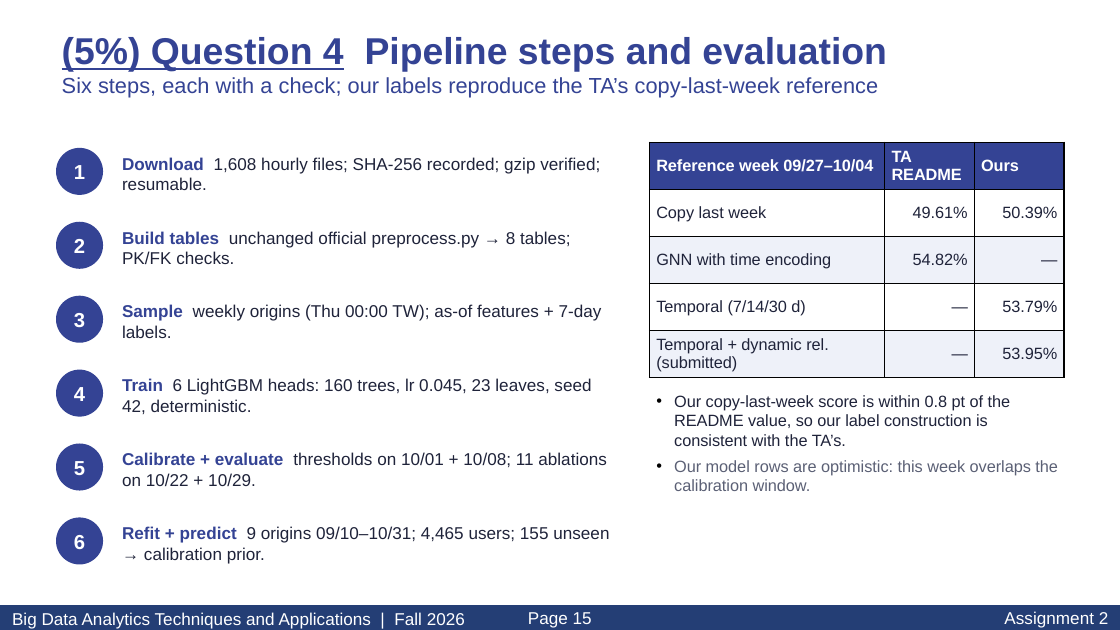
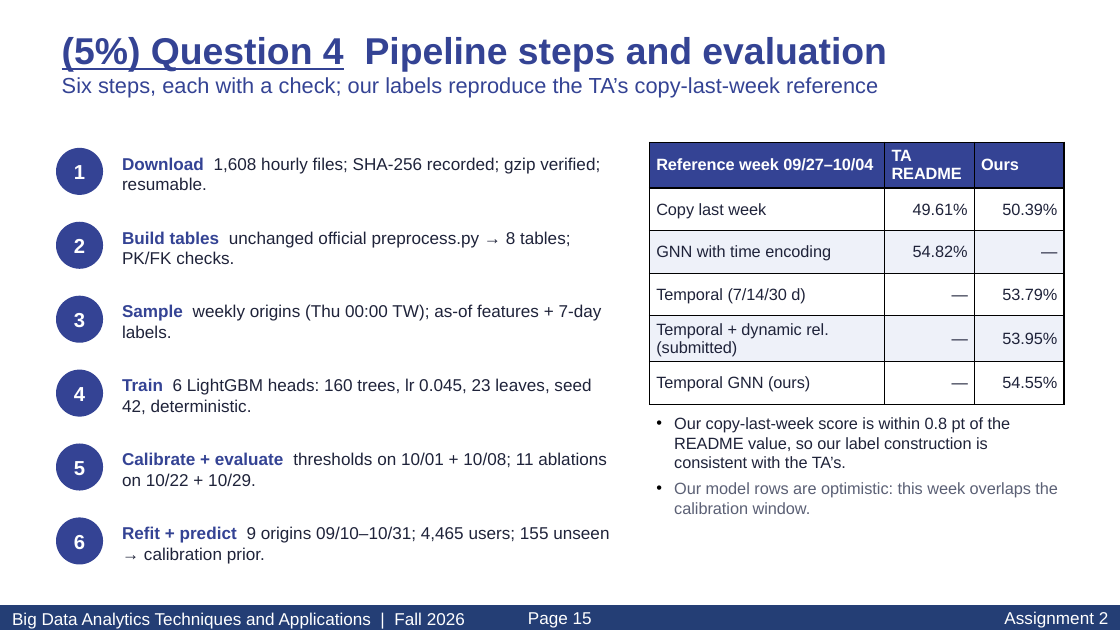
Before and after one commit to ellatso/NYCU-BigData-Assignment2, a slide deck: slide 15 of report_materials/Asg2_113700058.pptx. Drawn at 1120x630 pixels with LibreOffice and Linux fonts; fonts in the diff are those of the drawing. Boxes give left, top, right and bottom in pixels: in the first picture for what was removed or moved away, otherwise in the second. Text is boxed around its words. In the diff, an @@ line names an element or a change of style, - is before the commit and + after.

```diff
--- a/report_materials/Asg2_113700058.pptx
+++ b/report_materials/Asg2_113700058.pptx
@@ table at bbox=[650, 142, 1064, 398] @@
+row 6: Temporal GNN (ours) | — | 54.55%
@@ text "Our copy-last-week score is within ...": place and size @@
-text "Our copy-last-week score is within ..." at bbox=[674, 395, 1058, 491]
+text "Our copy-last-week score is within ..." at bbox=[674, 417, 1058, 514]
```
Also in this commit, not shown: 3 other slides changed, 7 other files.
